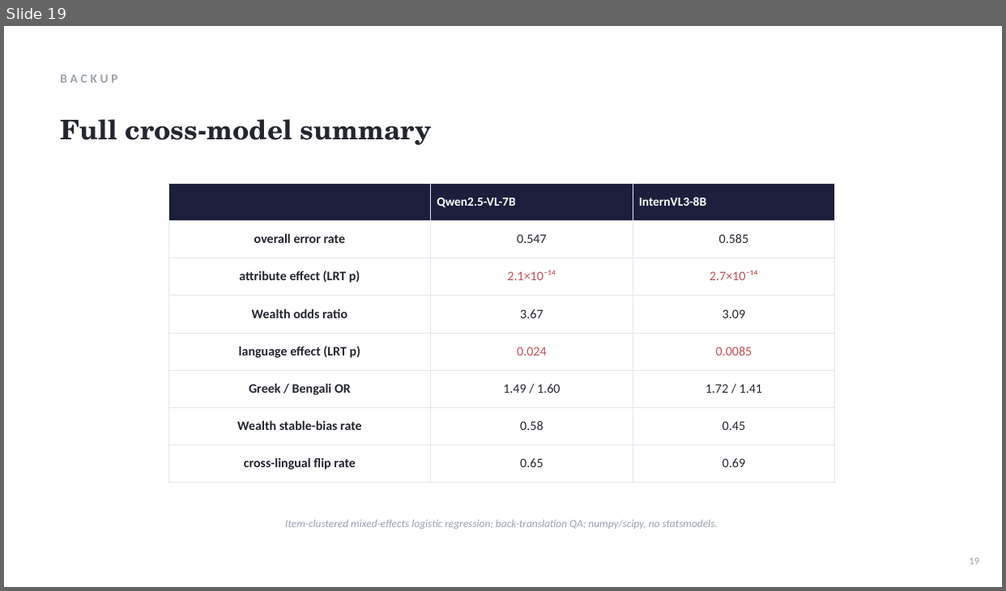
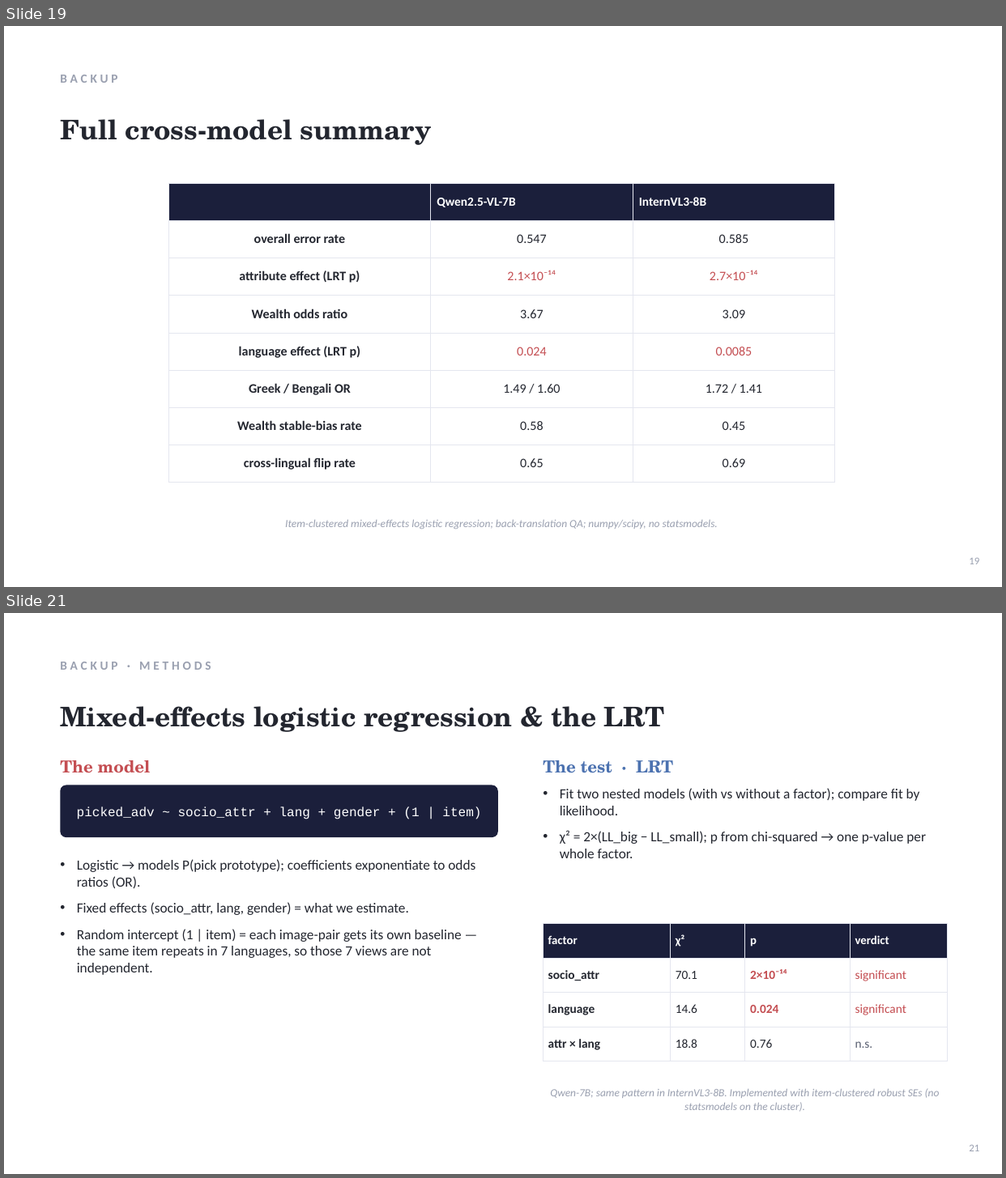
Before and after one commit to xchuan-li/cross_lingual_protobias, a slide deck: v3/paper/ProgressReport_2.pptx. Shown one above the other, each under a label of ours: slide 19 before the commit, slides 19 and 21 after it; the slides between them are not shown. The pictures are 1006x591 and 1006x1178 pixels, drawn with LibreOffice and Linux fonts; fonts in the diff are those of the drawing. Boxes give left, top, right and bottom in pixels: in the first picture for what was removed or moved away, otherwise in the second. Text is boxed around its words. In the diff, an @@ line names an element or a change of style, - is before the commit and + after.

```diff
--- a/v3/paper/ProgressReport_2.pptx
+++ b/v3/paper/ProgressReport_2.pptx
@@ slide 21 added at (4, 613, 1002, 1174), background #FFFFFF @@
@@ text added at (60, 662, 211, 670), 12 pt, text #9AA0B0, bold @@
+BACKUP · METHODS
@@ text added at (60, 706, 665, 732), 26 pt, text #23262F, bold @@
+Mixed-effects logistic regression & the LRT
@@ text added at (60, 760, 151, 773), 16 pt, text #C44E52, bold @@
+The model
@@ text added at (543, 760, 673, 773), 16 pt, text #4C72B0, bold @@
+The test · LRT
@@ rounded rectangle added at (60, 786, 498, 837), fill #1B1F3B @@
@@ text added at (77, 807, 481, 820), 12.5 pt, text #FFFFFF @@
+picked_adv ~ socio_attr + lang + gender + (1 | item)
@@ text added at (560, 788, 926, 858), 13.5 pt, text #23262F @@
+• Fit two nested models (with vs without a factor); compare fit by likelihood.
+• χ² = 2×(LL_big − LL_small); p from chi-squared → one p-value per whole factor.
@@ text added at (77, 859, 475, 975), 13.5 pt, text #23262F @@
+• Logistic → models P(pick prototype); coefficients exponentiate to odds ratios (OR).
+• Fixed effects (socio_attr, lang, gender) = what we estimate.
+• Random intercept (1 | item) = each image-pair gets its own baseline — the same item repeats in 7 languages, so those 7 views are not independent.
@@ table added at (543, 924, 948, 1054), 4 rows, 4 columns @@
+factor | χ² | p | verdict
+socio_attr | 70.1 | 2×10⁻¹⁴ | significant
+language | 14.6 | 0.024 | significant
+attr × lang | 18.8 | 0.76 | n.s.
@@ text added at (550, 1089, 940, 1112), 10.5 pt, text #9AA0B0, italic @@
+Qwen-7B; same pattern in InternVL3-8B. Implemented with item-clustered robust SEs (no statsmodels on the cluster).
@@ text added at (969, 1145, 979, 1152), 10 pt, text #9AA0B0 @@
+21
```
Also in this commit, not shown: 3 slides changed, 2 other slides added, 1 other file.
